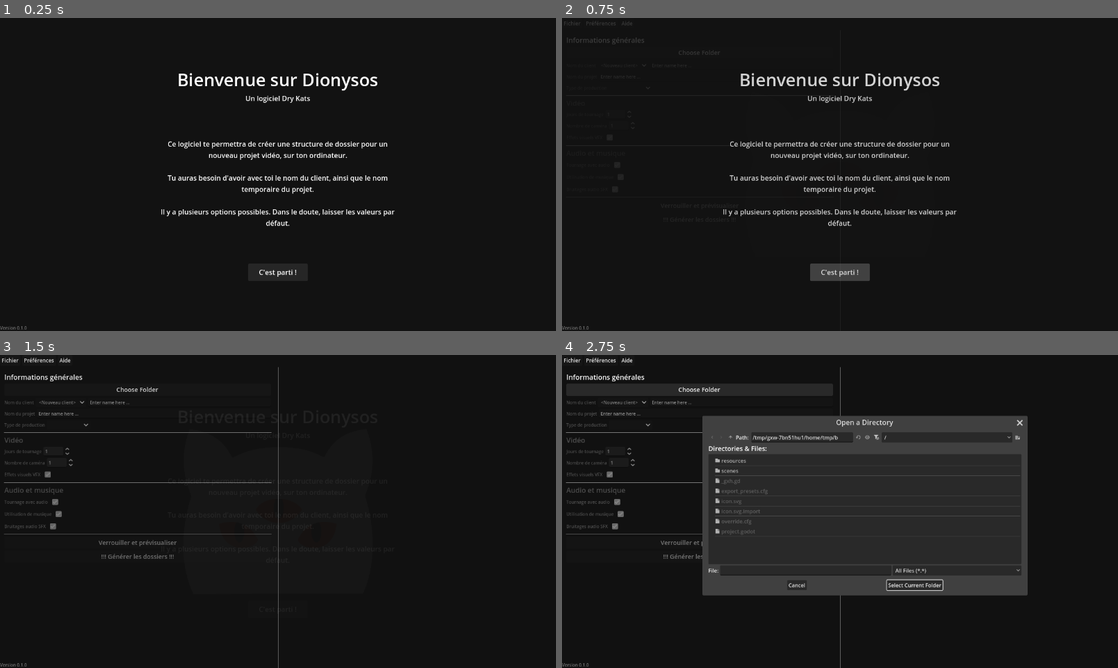
Above: before the commit, frames 1-4 (two rows, left to right).
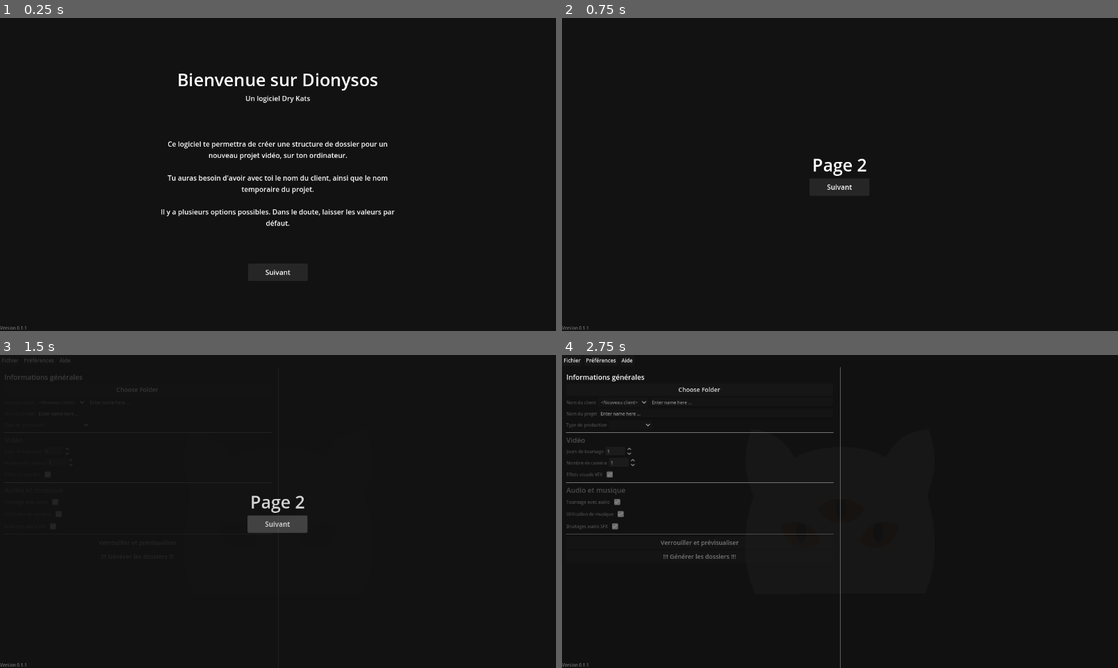
Above: after the commit, the same moments.

Repository: lutzilutz/Dionysos
Game: Godot game, scene res://scenes/main.tscn
Same seed, same stepped clock (60 frames per second), same inputs: the game is played once before the commit and once after it.
Inputs (mouse positions are in pixels of both pictures, inside the frame that each line leads up to):
- Up to frame 1 (0.25 s): no input
- Up to frame 2 (0.75 s): click (840, 271) at 0.5 s, where only the run before the commit has a clickable "C'est parti !"
- Up to frame 3 (1.5 s): click (278, 524) at 1.25 s, where only the run after the commit has a clickable "Suivant"
- Up to frame 4 (2.75 s): click "Choose Folder" at 2 s

The runs differ from the first frame. In frame 1, less than 0.1% of the frame differs, in the area x 4-54%, y 80-100%; in frame 2, 3.1%; in frame 3, 2.1%; in frame 4, 13%, in the area x 4-84%, y 19-100%.

Commit message:
First implementation of tutorial pages, working

Diff:
--- a/project.godot
+++ b/project.godot
@@ -11,7 +11,7 @@
 [application]
 
 config/name="DK Dionysos"
-config/version="0.1.0"
+config/version="0.1.1"
 run/main_scene="res://scenes/main.tscn"
 config/features=PackedStringArray("4.4", "Forward Plus")
 config/icon="uid://crms50xqmr4hi"
--- a/scenes/main.gd
+++ b/scenes/main.gd
@@ -9,6 +9,8 @@
 
 const TREE_DEFAULT: Color = Color(0.7, 0.7, 0.7, 1)
 const TREE_HIGHLIGHTED: Color = Color(0.8, 0.4, 0, 1)
+
+const CURRENT_VERSION: String = "0.1.1"
 
 var FolderLabel = preload("res://scenes/folder_label.tscn")
 
@@ -60,6 +62,8 @@
 
 @onready var folder_tree = get_node("Window/WorkspaceHBox/SummaryContainer/Test/Tree")
 
+@onready var version_label = get_node("VersionLabel")
+
 var user_preferences: UserPreferences
 var customer_name: String = ""
 var project_name: String = ""
@@ -79,6 +83,8 @@
 
 # Called when the node enters the scene tree for the first time.
 func _ready() -> void:
+	version_label.set_text("Version " + ProjectSettings.get_setting("application/config/version"))
+
 	user_preferences = UserPreferences.load_from_file(USER_PREF_PATH)
 	tutorial.tutorial_ended.connect(_on_tutorial_ended)
 	update_tutorial_screen()
--- a/scenes/tutorial.gd
+++ b/scenes/tutorial.gd
@@ -2,12 +2,51 @@
 
 signal tutorial_ended
 
+@onready var tutorial_container = get_node("TutorialContainer")
+@onready var tutorial_001 = get_node("TutorialContainer/Tutorial001_Intro")
+@onready var tutorial_002 = get_node("TutorialContainer/Tutorial002")
+
 var tween: Tween
+var page_index: int = -1
+var page_count: int = -1
+
+func _ready() -> void:
+	# Initialize variables
+	if page_count < 0:
+		page_count = tutorial_container.get_child_count()
+	if page_index < 0:
+		page_index = 0
+	# Connect buttons
+	for c in tutorial_container.get_children():
+		c.get_node("NextButton").pressed.connect(_on_next_button)
+	# Update visibility
+	for c in tutorial_container.get_children():
+		c.visible = false
+	tutorial_001.visible = true
+
+func _on_next_button() -> void:
+	if page_index < page_count-1: # Not last page
+		next_tutorial_page()
+	else:
+		end_tutorial()
 
 func reset_tutorial() -> void:
 	modulate = Color(1,1,1,1)
+	page_index = 0
+	page_count = tutorial_container.get_child_count()
+	for c in tutorial_container.get_children():
+		c.visible = false
+	tutorial_001.visible = true
 
-func _on_end_button_pressed() -> void:
+func next_tutorial_page() -> void:
+	PrintUtility.print_info("User going to next tutorial page : " + str(page_index+1))
+	# Disable current page
+	tutorial_container.get_children()[page_index].visible = false
+	# Enable next page
+	tutorial_container.get_children()[page_index+1].visible = true
+	page_index += 1
+
+func end_tutorial() -> void:
 	PrintUtility.print_info("User finished tutorial")
 	if tween:
 		tween.kill()
--- a/scenes/tutorial.tscn
+++ b/scenes/tutorial.tscn
@@ -1,11 +1,8 @@
-[gd_scene load_steps=5 format=3 uid="uid://chx2gfya25vkc"]
+[gd_scene load_steps=4 format=3 uid="uid://chx2gfya25vkc"]
 
 [ext_resource type="Script" uid="uid://bom206aomgjy5" path="res://scenes/tutorial.gd" id="1_c13y7"]
-[ext_resource type="Theme" uid="uid://yx8fs2yo8rb" path="res://resources/themes/default_large_title.tres" id="2_8ho6b"]
-
-[sub_resource type="StyleBoxEmpty" id="StyleBoxEmpty_ph3nu"]
-
-[sub_resource type="StyleBoxEmpty" id="StyleBoxEmpty_8ho6b"]
+[ext_resource type="PackedScene" uid="uid://bold22vhsyo8q" path="res://scenes/tutorial_001_intro.tscn" id="2_8ho6b"]
+[ext_resource type="PackedScene" uid="uid://bejqrbt876jdl" path="res://scenes/tutorial_002.tscn" id="3_ph3nu"]
 
 [node name="Tutorial" type="Control"]
 layout_mode = 3
@@ -25,7 +22,7 @@
 grow_vertical = 2
 color = Color(0.0705882, 0.0705882, 0.0705882, 1)
 
-[node name="CenterContainer" type="CenterContainer" parent="."]
+[node name="TutorialContainer" type="CenterContainer" parent="."]
 layout_mode = 1
 anchors_preset = 15
 anchor_right = 1.0
@@ -33,47 +30,8 @@
 grow_horizontal = 2
 grow_vertical = 2
 
-[node name="VBoxContainer" type="VBoxContainer" parent="CenterContainer"]
+[node name="Tutorial001_Intro" parent="TutorialContainer" instance=ExtResource("2_8ho6b")]
 layout_mode = 2
 
-[node name="WelcomeLabel" type="Label" parent="CenterContainer/VBoxContainer"]
+[node name="Tutorial002" parent="TutorialContainer" instance=ExtResource("3_ph3nu")]
 layout_mode = 2
-theme = ExtResource("2_8ho6b")
-text = "Bienvenue sur Dionysos"
-horizontal_alignment = 1
-
-[node name="ByDKLabel" type="Label" parent="CenterContainer/VBoxContainer"]
-layout_mode = 2
-text = "Un logiciel Dry Kats"
-horizontal_alignment = 1
-
-[node name="HSeparator" type="HSeparator" parent="CenterContainer/VBoxContainer"]
-layout_mode = 2
-theme_override_constants/separation = 74
-theme_override_styles/separator = SubResource("StyleBoxEmpty_ph3nu")
-
-[node name="BodyText" type="Label" parent="CenterContainer/VBoxContainer"]
-custom_minimum_size = Vector2(550, 0)
-layout_mode = 2
-text = "Ce logiciel te permettra de créer une structure de dossier pour un nouveau projet vidéo, sur ton ordinateur.
-
-Tu auras besoin d'avoir avec toi le nom du client, ainsi que le nom temporaire du projet.
-
-Il y a plusieurs options possibles. Dans le doute, laisser les valeurs par défaut."
-horizontal_alignment = 1
-autowrap_mode = 2
-
-[node name="HSeparator2" type="HSeparator" parent="CenterContainer/VBoxContainer"]
-layout_mode = 2
-theme_override_constants/separation = 74
-theme_override_styles/separator = SubResource("StyleBoxEmpty_ph3nu")
-
-[node name="EndButton" type="Button" parent="CenterContainer/VBoxContainer"]
-modulate = Color(2, 2, 2, 1)
-custom_minimum_size = Vector2(137.81, 40.14)
-layout_mode = 2
-size_flags_horizontal = 4
-theme_override_styles/focus = SubResource("StyleBoxEmpty_8ho6b")
-text = "C'est parti !"
-
-[connection signal="pressed" from="CenterContainer/VBoxContainer/EndButton" to="." method="_on_end_button_pressed"]
--- /dev/null
+++ b/scenes/tutorial_001_intro.tscn
@@ -0,0 +1,51 @@
+[gd_scene load_steps=4 format=3 uid="uid://bold22vhsyo8q"]
+
+[ext_resource type="Theme" uid="uid://yx8fs2yo8rb" path="res://resources/themes/default_large_title.tres" id="1_w1bod"]
+
+[sub_resource type="StyleBoxEmpty" id="StyleBoxEmpty_nnl2y"]
+
+[sub_resource type="StyleBoxEmpty" id="StyleBoxEmpty_poi8u"]
+
+[node name="Tutorial001_Intro" type="VBoxContainer"]
+offset_right = 40.0
+offset_bottom = 40.0
+
+[node name="WelcomeLabel" type="Label" parent="."]
+layout_mode = 2
+theme = ExtResource("1_w1bod")
+text = "Bienvenue sur Dionysos"
+horizontal_alignment = 1
+
+[node name="ByDKLabel" type="Label" parent="."]
+layout_mode = 2
+text = "Un logiciel Dry Kats"
+horizontal_alignment = 1
+
+[node name="HSeparator" type="HSeparator" parent="."]
+layout_mode = 2
+theme_override_constants/separation = 74
+theme_override_styles/separator = SubResource("StyleBoxEmpty_nnl2y")
+
+[node name="BodyText" type="Label" parent="."]
+custom_minimum_size = Vector2(550, 0)
+layout_mode = 2
+text = "Ce logiciel te permettra de créer une structure de dossier pour un nouveau projet vidéo, sur ton ordinateur.
+
+Tu auras besoin d'avoir avec toi le nom du client, ainsi que le nom temporaire du projet.
+
+Il y a plusieurs options possibles. Dans le doute, laisser les valeurs par défaut."
+horizontal_alignment = 1
+autowrap_mode = 2
+
+[node name="HSeparator2" type="HSeparator" parent="."]
+layout_mode = 2
+theme_override_constants/separation = 74
+theme_override_styles/separator = SubResource("StyleBoxEmpty_nnl2y")
+
+[node name="NextButton" type="Button" parent="."]
+modulate = Color(2, 2, 2, 1)
+custom_minimum_size = Vector2(137.81, 40.14)
+layout_mode = 2
+size_flags_horizontal = 4
+theme_override_styles/focus = SubResource("StyleBoxEmpty_poi8u")
+text = "Suivant"
--- /dev/null
+++ b/scenes/tutorial_002.tscn
@@ -0,0 +1,23 @@
+[gd_scene load_steps=3 format=3 uid="uid://bejqrbt876jdl"]
+
+[ext_resource type="Theme" uid="uid://yx8fs2yo8rb" path="res://resources/themes/default_large_title.tres" id="1_lmuui"]
+
+[sub_resource type="StyleBoxEmpty" id="StyleBoxEmpty_poi8u"]
+
+[node name="Tutorial002" type="VBoxContainer"]
+offset_right = 40.0
+offset_bottom = 40.0
+
+[node name="WelcomeLabel" type="Label" parent="."]
+layout_mode = 2
+theme = ExtResource("1_lmuui")
+text = "Page 2"
+horizontal_alignment = 1
+
+[node name="NextButton" type="Button" parent="."]
+modulate = Color(2, 2, 2, 1)
+custom_minimum_size = Vector2(137.81, 40.14)
+layout_mode = 2
+size_flags_horizontal = 4
+theme_override_styles/focus = SubResource("StyleBoxEmpty_poi8u")
+text = "Suivant"
